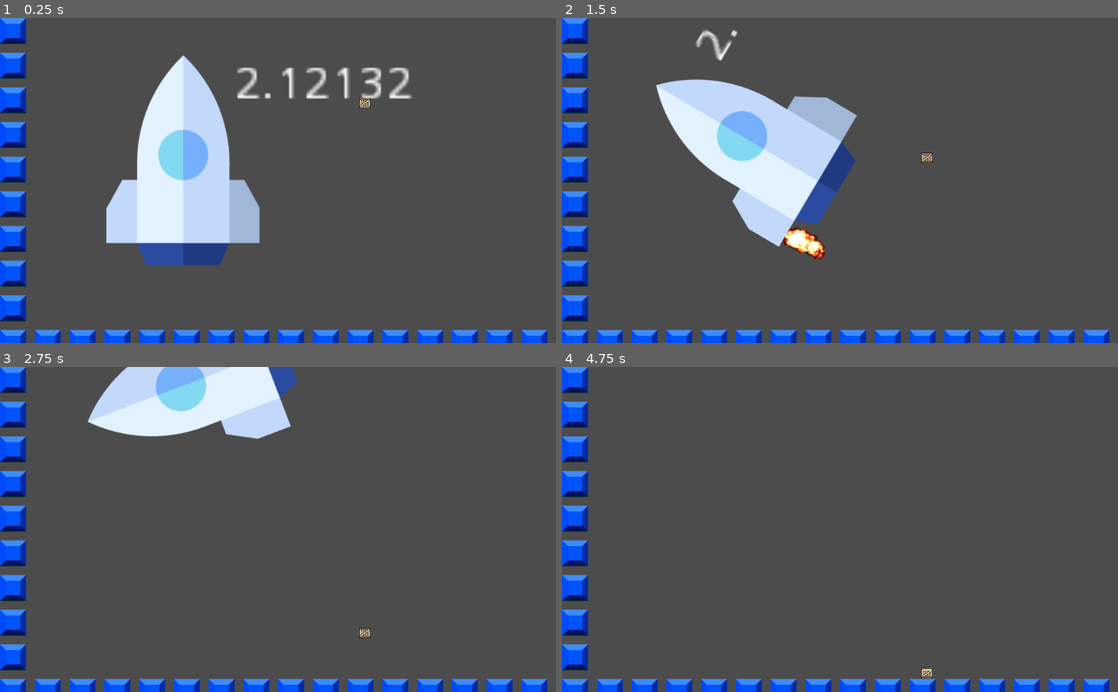
Above: before the commit, frames 1-4 (two rows, left to right).
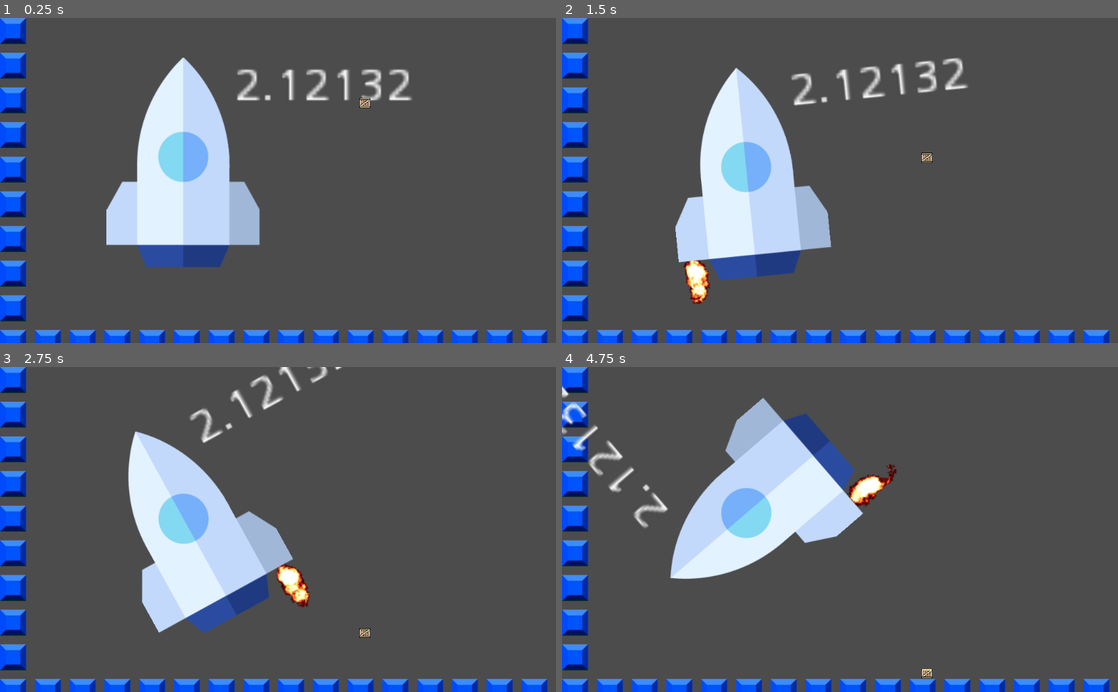
Above: after the commit, the same moments.

Repository: paul-asvb/raekaetae
Game: Godot game, scene res://src/levels/TestLevel.tscn
Two runs of this game, one before a commit and one after it. Both use one fixed random seed, a clock stepped at 60 frames per second and the inputs below.
Inputs:
- Up to frame 1 (0.25 s): no input
- Up to frame 2 (1.5 s): hold Right (move_right) 0.53-1.28 s; hold A (move_left) from 1.28 s (still down)
- Up to frame 3 (2.75 s): release A (move_left) at 2.03 s; hold Right (move_right) from 2.03 s (still down)
- Up to frame 4 (4.75 s): release Right (move_right) at 3.53 s; hold A (move_left) from 3.53 s (still down)

The runs differ from the first frame. In frame 1, 1.6% of the frame differs, in the area x 19-75%, y 11-77%; in frame 2, 15%; in frame 3, 18%, in the area x 15-62%, y 0-82%; in frame 4, 12%.

Commit message:
update build path

Diff:
--- a/src/actors/Player.gd
+++ b/src/actors/Player.gd
@@ -1,7 +1,7 @@
 extends Actor
 
 var velocityMax := Vector2(100,100)
-var force := 3
+var force := 10
 
 func _physics_process(delta: float) -> void:
 	get_node("fireRight").visible = false
@@ -10,7 +10,7 @@
 	var left :=  Input.get_action_strength("move_left")
 	var right :=  Input.get_action_strength("move_right")
 
-	var boosterForce = Vector2(-0,-100)
+	var boosterForce = Vector2(-0,-force)
 	if right ==	 1 :
 		get_node("fireRight").visible = true
 
@@ -19,7 +19,7 @@
 	if left ==	 1 :
 		get_node("fireLeft").visible = true
 
-		var offsetleft := Vector2(-0,100)
+		var offsetleft := Vector2(-10,0)
 		add_force(offsetleft,boosterForce)
 
 	linear_velocity = velocityMax.clamped(3)
--- a/src/levels/TestLevel.tscn
+++ b/src/levels/TestLevel.tscn
@@ -41,6 +41,8 @@
 [node name="Player" parent="TileMap" instance=ExtResource( 2 )]
 position = Vector2( 337, 262 )
 scale = Vector2( 1, 1 )
+mass = 1.02041
+gravity_scale = 10.0
 linear_damp = 0.5
 angular_damp = 0.5
 
Not shown, changed: .github/workflows/godot-ci.yml
Not shown, changed: README.md
